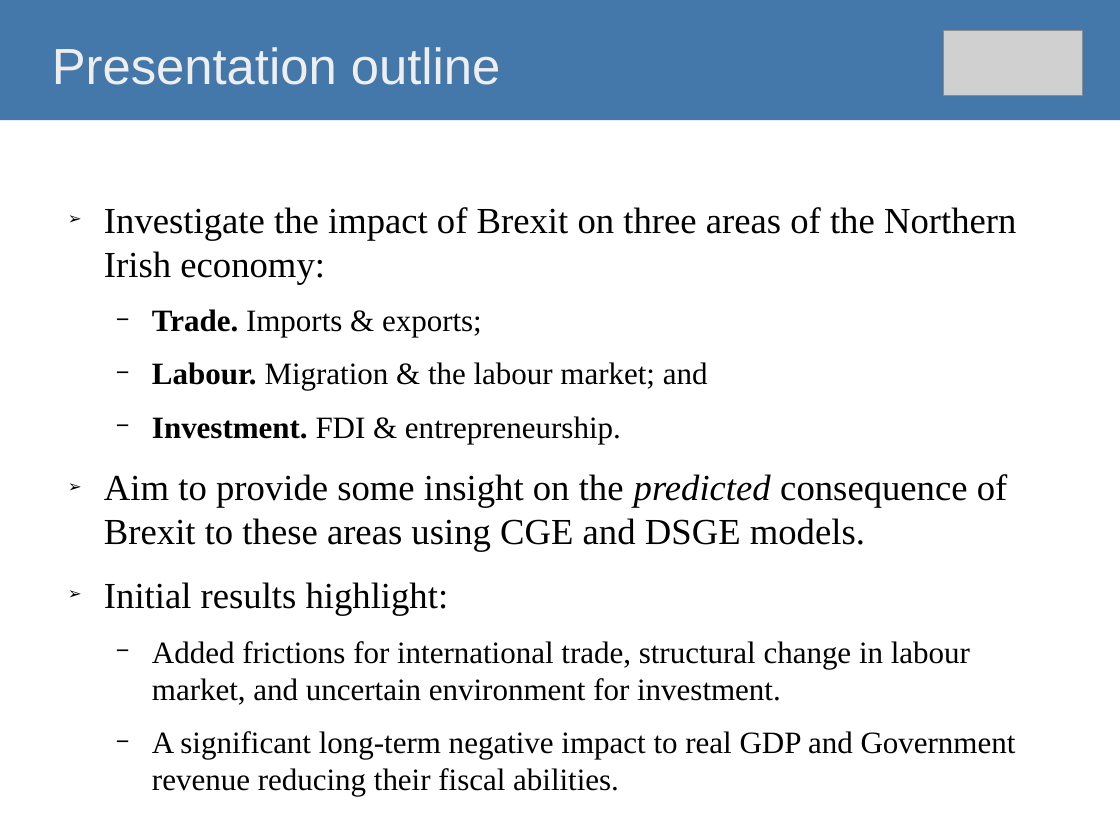
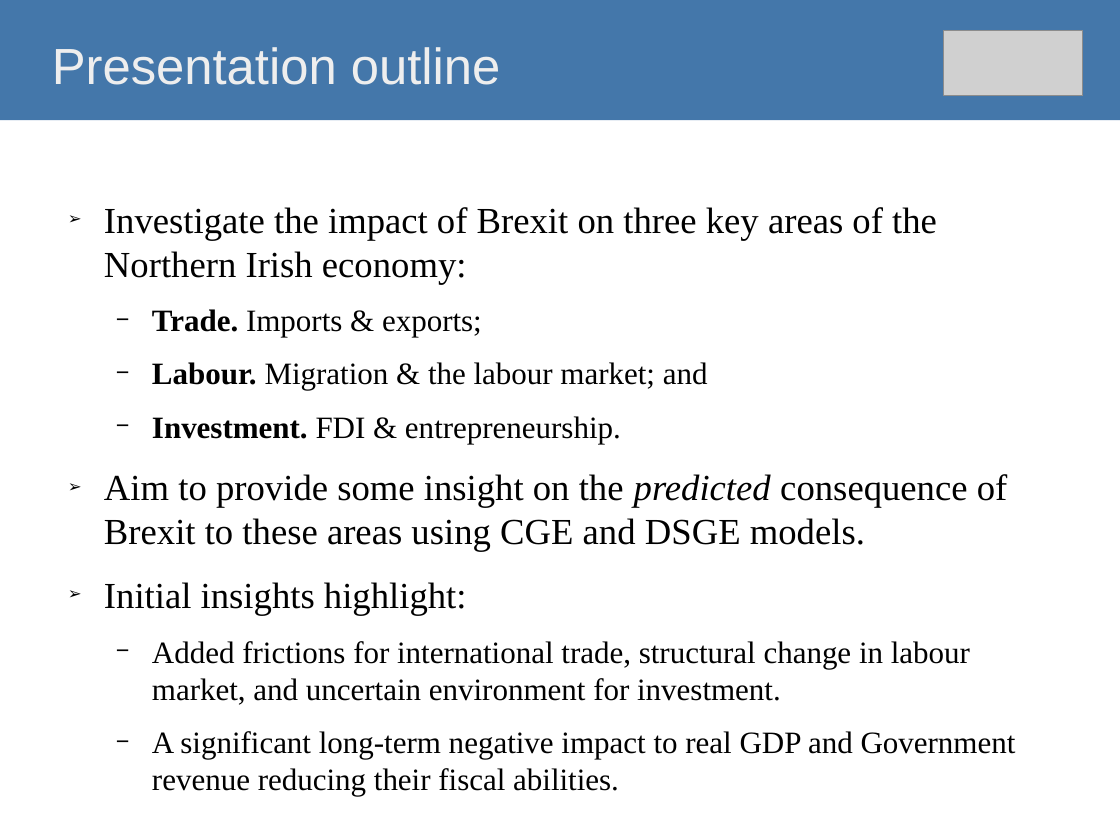
Before and after one commit to O1sims/MigrationNI, a slide deck: slide 2 of presentation/impact-of-brexit-on-ni-economy.odp. Drawn at 1120x840 pixels with LibreOffice and Linux fonts; fonts in the diff are those of the drawing; grey boxes stand for pictures. Boxes give left, top, right and bottom in pixels: in the first picture for what was removed or moved away, otherwise in the second. Text is boxed around its words. In the diff, an @@ line names an element or a change of style, - is before the commit and + after.

```diff
--- a/presentation/impact-of-brexit-on-ni-economy.odp
+++ b/presentation/impact-of-brexit-on-ni-economy.odp
@@ text at (x1=104, y1=207, x2=937, y2=285): text changed @@
-➢ Investigate the impact of Brexit on three areas of the Northern Irish economy:
+➢ Investigate the impact of Brexit on three key areas of the Northern Irish economy:
@@ text at (x1=104, y1=582, x2=467, y2=616): text changed @@
-➢ Initial results highlight:
+➢ Initial insights highlight:
```
Also in this commit, not shown: 9 other slides changed, 1 other file.
